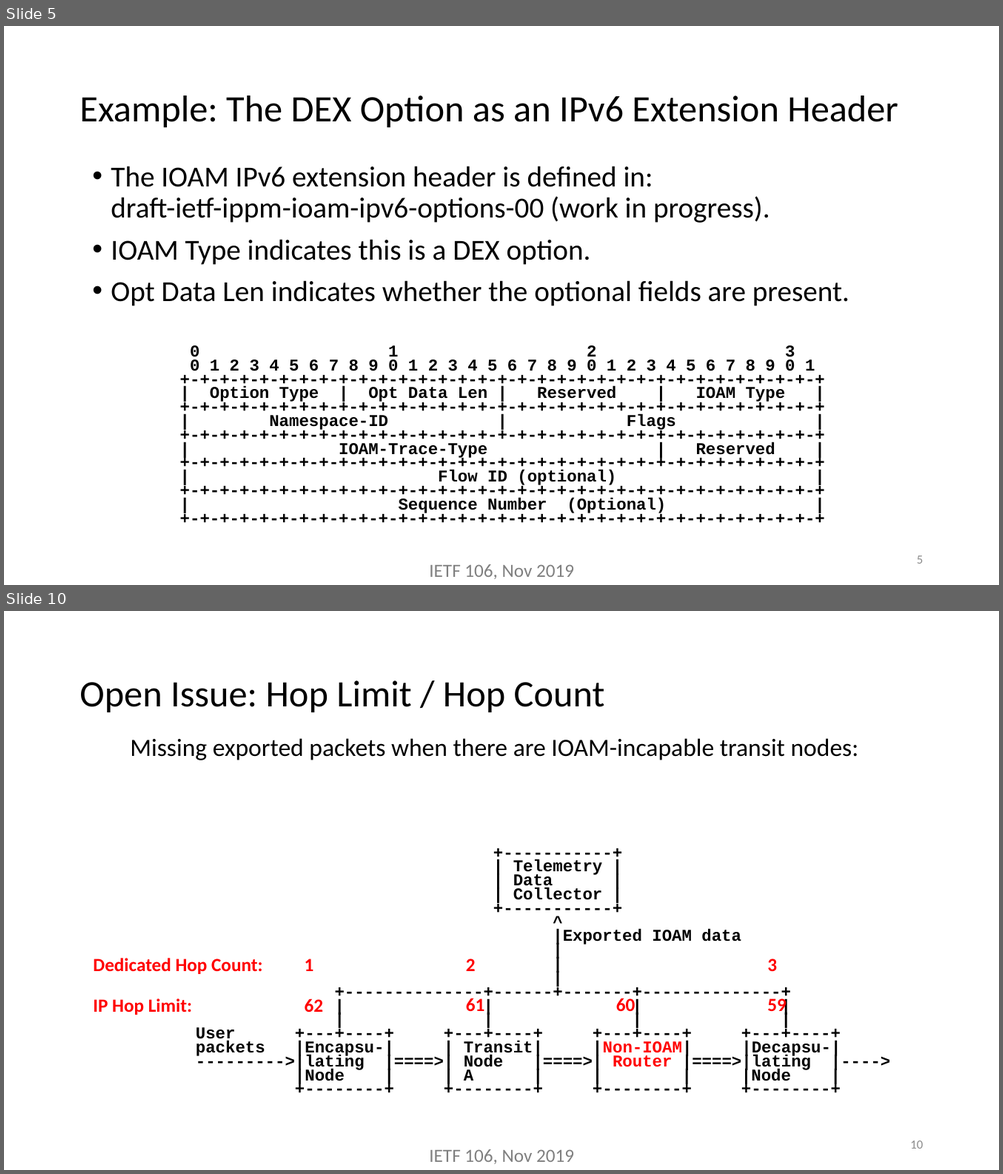
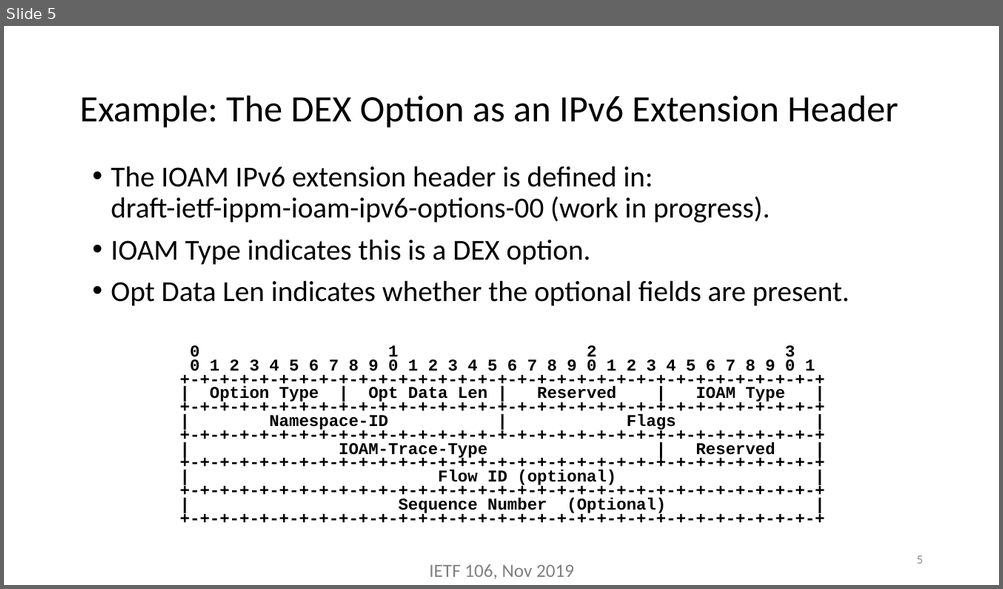
Before and after one commit to inband-oam/ietf, a slide deck: presentations/ippm-ioam-direct-exporting-ietf-106.pptx. Shown one above the other, each under a label of ours: slides 5 and 10 before the commit, slide 5 after it; the slides between them are not shown. The pictures are 1003x1174 and 1003x589 pixels, drawn with LibreOffice and Linux fonts; fonts in the diff are those of the drawing. Boxes give left, top, right and bottom in pixels: in the first picture for what was removed or moved away, otherwise in the second. Text is boxed around its words. In the diff, an @@ line names an element or a change of style, - is before the commit and + after.

```diff
--- a/presentations/ippm-ioam-direct-exporting-ietf-106.pptx
+++ b/presentations/ippm-ioam-direct-exporting-ietf-106.pptx
@@ slide 10 removed at box(4, 611, 999, 1170), background #FFFFFF @@
@@ title removed at box(79, 681, 605, 712) @@
-Open Issue: Hop Limit / Hop Count
@@ text removed at box(130, 738, 859, 760) @@
-  Missing exported packets when there are IOAM-incapable transit nodes:
@@ text removed at box(196, 860, 840, 1085) @@
-+-----------+
-| Telemetry |
-| Data |
-| Collector |
-+-----------+
-^
-|Exported IOAM data
-|
-|
-|
-+--------------+------+-------+--------------+
-| | | |
-| | | |
-User +---+----+ +---+----+ +---+----+ +---+----+
-packets |Encapsu-| | Transit| |Non-IOAM| |Decapsu-|
---------->|lating |====>| Node |====>| Router |====>|lating |---->
-|Node | | A | | | |Node |
-+--------+ +--------+ +--------+ +--------+
@@ text removed at box(93, 958, 262, 974) @@
-Dedicated Hop Count:
@@ text removed at box(304, 959, 314, 971) @@
-1
@@ text removed at box(466, 959, 475, 971) @@
-2
@@ text removed at box(767, 959, 777, 971) @@
-3
@@ text removed at box(93, 999, 192, 1015) @@
-IP Hop Limit:
@@ text removed at box(304, 999, 324, 1012) @@
-62
@@ text removed at box(466, 998, 485, 1011) @@
-61
@@ text removed at box(616, 998, 635, 1011) @@
-60
@@ text removed at box(767, 999, 786, 1017) @@
-59
@@ page number removed at box(910, 1141, 922, 1149) @@
-10
@@ text removed at box(429, 1150, 574, 1165) @@
-IETF 106, Nov 2019
```
Also in this commit, not shown: 2 slides changed, 3 other slides removed.
